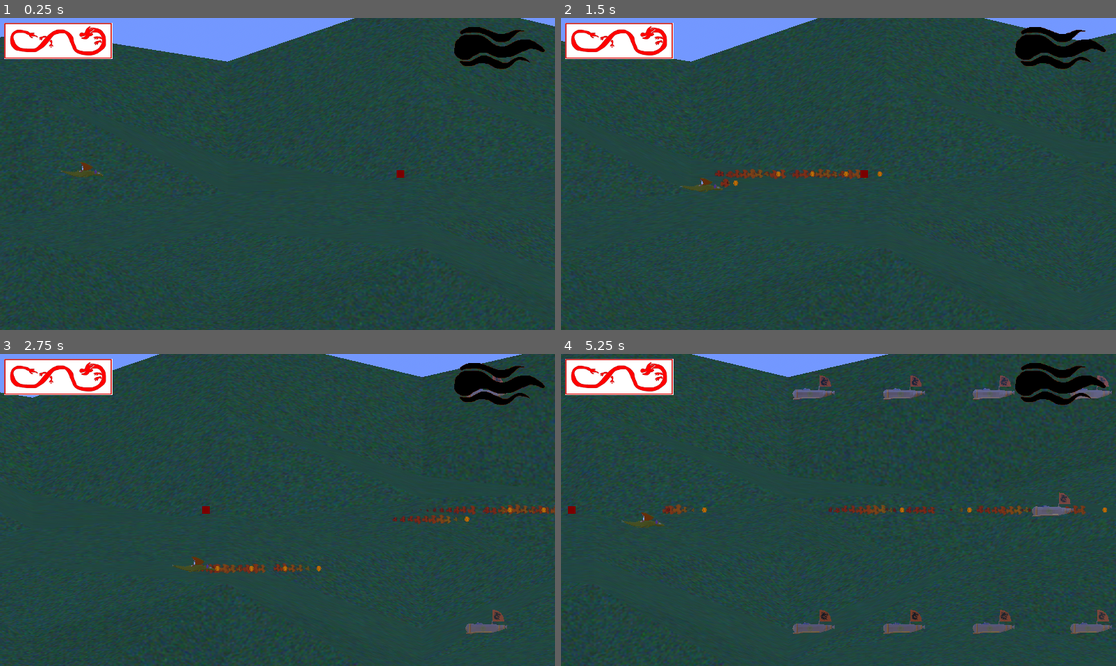
Above: before the commit, frames 1-4 (two rows, left to right).
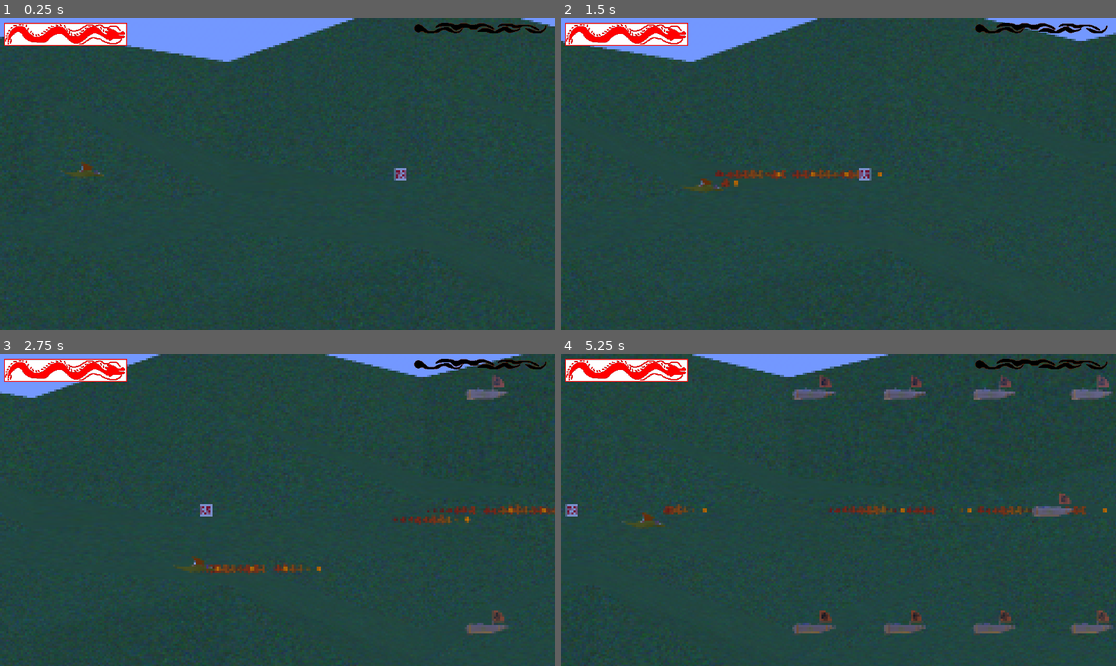
Above: after the commit, the same moments.

Repository: Brauny74/hokkeidragonprototype
Game: Godot game, scene res://Scenes/gamelevel.tscn
The game is run twice, just before and just after one commit, with the same random seed, the same clock (stepped at 60 frames per second) and the same inputs.
Inputs:
- Up to frame 1 (0.25 s): no input
- Up to frame 2 (1.5 s): hold D (right) 0.53-1.28 s; hold Z (attack) 0.53-1.28 s; hold S (down) from 1.28 s (still down); tap Z (attack) at 1.35 s
- Up to frame 3 (2.75 s): release S (down) at 2.03 s; hold D (right) from 2.03 s (still down); hold Z (attack) from 2.03 s (still down)
- Up to frame 4 (5.25 s): release D (right) at 2.78 s; release Z (attack) at 2.78 s; hold W (up) 2.78-3.53 s; tap Z (attack) at 2.85, 4.35 s; hold Z (attack) 3.53-4.28 s; hold A (left) 3.53-5.03 s; hold S (down) from 5.03 s (still down); hold Z (attack) from 5.03 s (still down)

The runs differ from the first frame. In frame 1, 4.6% of the frame differs, in the area x 0-100%, y 0-100%; in frame 2, 4.8%; in frame 3, 5.1%; in frame 4, 5.7%.

Commit message:
Pixelization Level and UI changes

Diff:
--- a/Scenes/gamelevel.tscn
+++ b/Scenes/gamelevel.tscn
@@ -10,11 +10,13 @@
 [ext_resource type="PackedScene" uid="uid://dnt4bxmqait75" path="res://Scenes/boss.tscn" id="5_c5wvc"]
 [ext_resource type="Script" uid="uid://cw7ggvgcca01t" path="res://Scripts/stopper.gd" id="6_8nru3"]
 [ext_resource type="Script" uid="uid://cg8qme7xptptc" path="res://Scripts/ui_manager.gd" id="8_4mrc0"]
-[ext_resource type="Texture2D" uid="uid://c310wt5uae5om" path="res://Materials/health_bar_under.png" id="8_xd5m6"]
-[ext_resource type="Texture2D" uid="uid://hvaxcnplkdcw" path="res://Materials/health_bar_progress.png" id="9_u5ett"]
+[ext_resource type="Texture2D" uid="uid://c310wt5uae5om" path="res://Sprites/health_bar_under.png" id="8_xd5m6"]
+[ext_resource type="Texture2D" uid="uid://hvaxcnplkdcw" path="res://Sprites/health_bar_progress.png" id="9_u5ett"]
 [ext_resource type="Script" uid="uid://da1pw816yljul" path="res://Scripts/connected_bar.gd" id="10_jpfwo"]
-[ext_resource type="Texture2D" uid="uid://bqpo6hhkjmesg" path="res://Materials/bonus_bad_under.png" id="11_4mrc0"]
-[ext_resource type="Texture2D" uid="uid://dherwwb23m7eb" path="res://Materials/bonus_bad_progress.png" id="12_hv2rw"]
+[ext_resource type="Shader" uid="uid://deb4xa6gnyksk" path="res://Scenes/pixel_and_clamp.gdshader" id="10_mxk5a"]
+[ext_resource type="Texture2D" uid="uid://83llax6y4n7g" path="res://Materials/washed_palette.png" id="11_2pkju"]
+[ext_resource type="Texture2D" uid="uid://bqpo6hhkjmesg" path="res://Sprites/bonus_bad_under.png" id="11_4mrc0"]
+[ext_resource type="Texture2D" uid="uid://dherwwb23m7eb" path="res://Sprites/bonus_bad_progress.png" id="12_hv2rw"]
 [ext_resource type="Theme" uid="uid://cjbvtx7sjmoki" path="res://main_theme.tres" id="14_hv2rw"]
 
 [sub_resource type="ProceduralSkyMaterial" id="ProceduralSkyMaterial_jjgbg"]
@@ -40,6 +42,13 @@
 [sub_resource type="BoxShape3D" id="BoxShape3D_1etxn"]
 size = Vector3(4.56665, 67.6135, 18.2671)
 
+[sub_resource type="ShaderMaterial" id="ShaderMaterial_2pkju"]
+shader = ExtResource("10_mxk5a")
+shader_parameter/pixel_size = 3.0
+shader_parameter/clamp_to_palette = false
+shader_parameter/palette_texture = ExtResource("11_2pkju")
+shader_parameter/palette_size = 216
+
 [node name="GameLevel" type="Node3D"]
 script = ExtResource("1_qg11v")
 
@@ -339,8 +348,7 @@
 
 [node name="EnemyDrone61" parent="MovingPart/Enemies" instance=ExtResource("3_1etxn")]
 transform = Transform3D(-4.37114e-08, 0, 1, 0, 1, 0, -1, 0, -4.37114e-08, 425.479, 14.8205, 0)
-direction = Vector2(-1, 3)
-movement = 1
+direction = Vector2(-1, -3)
 curve_speed = 0.2
 speed = 2.0
 
@@ -352,8 +360,7 @@
 
 [node name="EnemyDrone63" parent="MovingPart/Enemies" instance=ExtResource("3_1etxn")]
 transform = Transform3D(-4.37114e-08, 0, 1, 0, 1, 0, -1, 0, -4.37114e-08, 435.162, 14.8205, 0)
-direction = Vector2(-1, 3)
-movement = 1
+direction = Vector2(-1, -3)
 curve_speed = 0.2
 speed = 2.0
 
@@ -365,8 +372,7 @@
 
 [node name="EnemyDrone65" parent="MovingPart/Enemies" instance=ExtResource("3_1etxn")]
 transform = Transform3D(-4.37114e-08, 0, 1, 0, 1, 0, -1, 0, -4.37114e-08, 444.723, 14.8205, 0)
-direction = Vector2(-1, 3)
-movement = 1
+direction = Vector2(-1, -3)
 curve_speed = 0.2
 speed = 2.0
 
@@ -378,8 +384,7 @@
 
 [node name="EnemyDrone67" parent="MovingPart/Enemies" instance=ExtResource("3_1etxn")]
 transform = Transform3D(-4.37114e-08, 0, 1, 0, 1, 0, -1, 0, -4.37114e-08, 455.881, 14.8205, 0)
-direction = Vector2(-1, 3)
-movement = 1
+direction = Vector2(-1, -3)
 curve_speed = 0.2
 speed = 2.0
 
@@ -391,8 +396,7 @@
 
 [node name="EnemyDrone69" parent="MovingPart/Enemies" instance=ExtResource("3_1etxn")]
 transform = Transform3D(-4.37114e-08, 0, 1, 0, 1, 0, -1, 0, -4.37114e-08, 465.564, 14.8205, 0)
-direction = Vector2(-1, 3)
-movement = 1
+direction = Vector2(-1, -3)
 curve_speed = 0.2
 speed = 2.0
 
@@ -404,8 +408,7 @@
 
 [node name="EnemyDrone71" parent="MovingPart/Enemies" instance=ExtResource("3_1etxn")]
 transform = Transform3D(-4.37114e-08, 0, 1, 0, 1, 0, -1, 0, -4.37114e-08, 475.125, 14.8205, 0)
-direction = Vector2(-1, 3)
-movement = 1
+direction = Vector2(-1, -3)
 curve_speed = 0.2
 speed = 2.0
 
@@ -417,8 +420,7 @@
 
 [node name="EnemyDrone73" parent="MovingPart/Enemies" instance=ExtResource("3_1etxn")]
 transform = Transform3D(-4.37114e-08, 0, 1, 0, 1, 0, -1, 0, -4.37114e-08, 484.645, 14.8205, 0)
-direction = Vector2(-1, 3)
-movement = 1
+direction = Vector2(-1, -3)
 curve_speed = 0.2
 speed = 2.0
 
@@ -430,8 +432,7 @@
 
 [node name="EnemyDrone75" parent="MovingPart/Enemies" instance=ExtResource("3_1etxn")]
 transform = Transform3D(-4.37114e-08, 0, 1, 0, 1, 0, -1, 0, -4.37114e-08, 494.206, 14.8205, 0)
-direction = Vector2(-1, 3)
-movement = 1
+direction = Vector2(-1, -3)
 curve_speed = 0.2
 speed = 2.0
 
@@ -498,6 +499,16 @@
 motion_mode = 1
 slide_on_ceiling = false
 speed = 10.0
+
+[node name="PixelizationLayer" type="CanvasLayer" parent="."]
+
+[node name="TextureRect" type="ColorRect" parent="PixelizationLayer"]
+material = SubResource("ShaderMaterial_2pkju")
+anchors_preset = 15
+anchor_right = 1.0
+anchor_bottom = 1.0
+grow_horizontal = 2
+grow_vertical = 2
 
 [node name="UILayer" type="CanvasLayer" parent="."]
 script = ExtResource("8_4mrc0")
--- /dev/null
+++ b/Scenes/pixel_and_clamp.gdshader
@@ -0,0 +1,44 @@
+shader_type canvas_item;
+
+uniform sampler2D SCREEN_TEXTURE : hint_screen_texture, filter_nearest, repeat_disable;
+uniform float pixel_size : hint_range(1.0, 16.0, 1.0) = 1.0;
+uniform bool clamp_to_palette = false;
+uniform sampler2D palette_texture: hint_default_black;
+uniform int palette_size: hint_range(2, 256, 1) = 8;
+
+vec4 clamp_palette (in vec4 albedo){
+	float estimation_cutoff = 0.001;
+	vec4 closest_color;
+	float min_dist = 2.0;
+	float n = float(palette_size);
+
+	for (int i = 0; i < palette_size; i++ ){
+		float index = 1.000/(2.000*n)+float(i)/n;
+		vec4 index_color = texture(palette_texture, vec2(index,0.5));
+		float dist = length(index_color.rgb - albedo.rgb);
+		if (dist < min_dist) {
+			min_dist = dist;
+			closest_color = index_color;
+			if (min_dist < estimation_cutoff){
+				return closest_color;
+			}
+		}
+	}
+	return closest_color;
+}
+
+vec4 pixel_color(in vec2 pos, in vec2 screen_pixel_size){
+	float x = pos.x - mod(pos.x, pixel_size);
+	float y = pos.y - mod(pos.y, pixel_size);
+	float shift = floor(pixel_size / 2.0);
+	return texture(SCREEN_TEXTURE, vec2(x+shift, y+shift) * screen_pixel_size);
+}
+
+
+void fragment() {
+	vec4 new_color = pixel_color(vec2(FRAGCOORD.x, FRAGCOORD.y), SCREEN_PIXEL_SIZE);
+	if(clamp_to_palette){
+		new_color = clamp_palette(new_color);
+	}
+	COLOR = new_color;
+}
--- a/Scenes/power_bonus.tscn
+++ b/Scenes/power_bonus.tscn
@@ -1,25 +1,37 @@
-[gd_scene load_steps=5 format=3 uid="uid://qrum8b8ptu87"]
+[gd_scene load_steps=7 format=3 uid="uid://qrum8b8ptu87"]
 
 [ext_resource type="Script" uid="uid://cwk2n7npde5ld" path="res://Scripts/bonus.gd" id="1_daaev"]
+[ext_resource type="Texture2D" uid="uid://duusodh8y8xfk" path="res://Materials/power_bonus_txt.png" id="2_u5qre"]
 
-[sub_resource type="BoxMesh" id="BoxMesh_u5qre"]
+[sub_resource type="StandardMaterial3D" id="StandardMaterial3D_tpho8"]
+transparency = 1
+shading_mode = 0
+albedo_texture = ExtResource("2_u5qre")
+
+[sub_resource type="QuadMesh" id="QuadMesh_daaev"]
+material = SubResource("StandardMaterial3D_tpho8")
+size = Vector2(1.5, 1.5)
 
 [sub_resource type="StandardMaterial3D" id="StandardMaterial3D_q02i8"]
+transparency = 1
 diffuse_mode = 3
 specular_mode = 1
-albedo_color = Color(1, 0, 0, 1)
+albedo_texture = ExtResource("2_u5qre")
+texture_filter = 0
 
 [sub_resource type="BoxShape3D" id="BoxShape3D_tpho8"]
+size = Vector3(1.50488, 1.49506, 1)
 
 [node name="PowerBonus" type="Area3D"]
 script = ExtResource("1_daaev")
 value = 50
 
 [node name="MeshInstance3D" type="MeshInstance3D" parent="."]
-mesh = SubResource("BoxMesh_u5qre")
+mesh = SubResource("QuadMesh_daaev")
 surface_material_override/0 = SubResource("StandardMaterial3D_q02i8")
 
 [node name="CollisionShape3D" type="CollisionShape3D" parent="."]
+transform = Transform3D(1, 0, 0, 0, 1, 0, 0, 0, 1, 0.00244141, -0.00253296, 0)
 shape = SubResource("BoxShape3D_tpho8")
 
 [connection signal="area_entered" from="." to="." method="_on_area_entered"]
Binary file removed: Materials/bonus_bad_progress.png
Binary file removed: Materials/bonus_bad_under.png
Binary file removed: Materials/health_bar_progress.png
Binary file removed: Materials/health_bar_under.png
Binary file added: Materials/power_bonus_txt.png
Not shown, changed: Materials/power_bonus_txt.png.import
Binary file added: Materials/washed_palette.png
Not shown, added: Materials/washed_palette.png.import
Not shown: 1 places in Scenes/gamelevel.tscn that only renumber resources
Not shown, added: Scenes/pixel_and_clamp.gdshader.uid
Binary file added: Sprites/bonus_bad_progress.png
Not shown, changed: Sprites/bonus_bad_progress.png.import
(and 6 more such lines)
